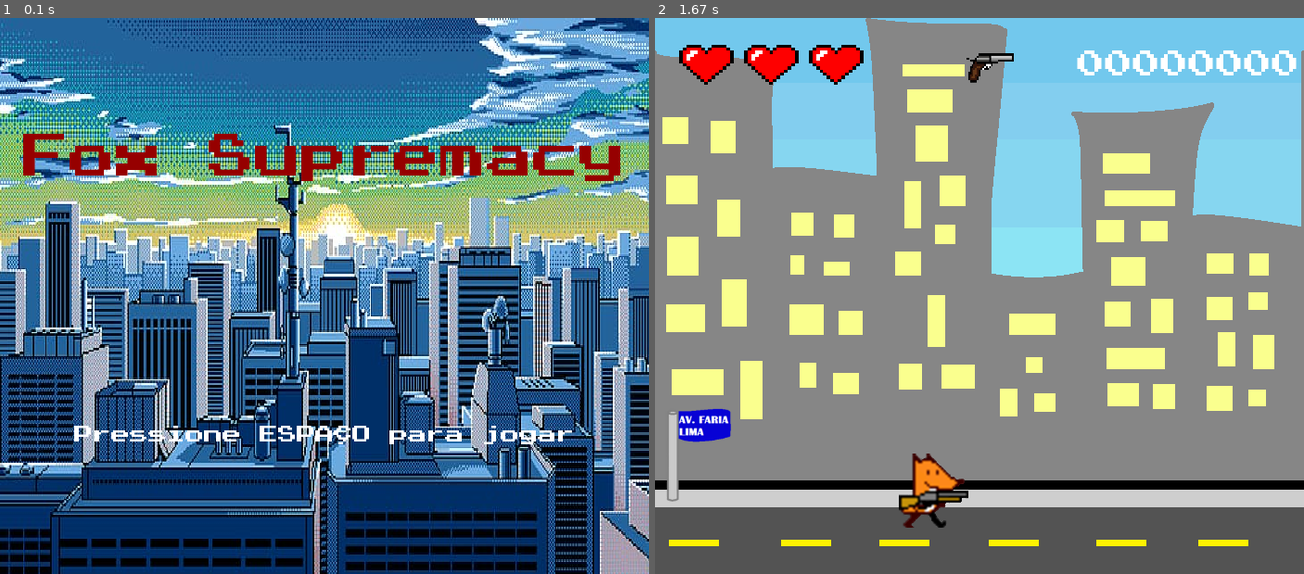
Above: before the commit, frames 1-2 (left to right).
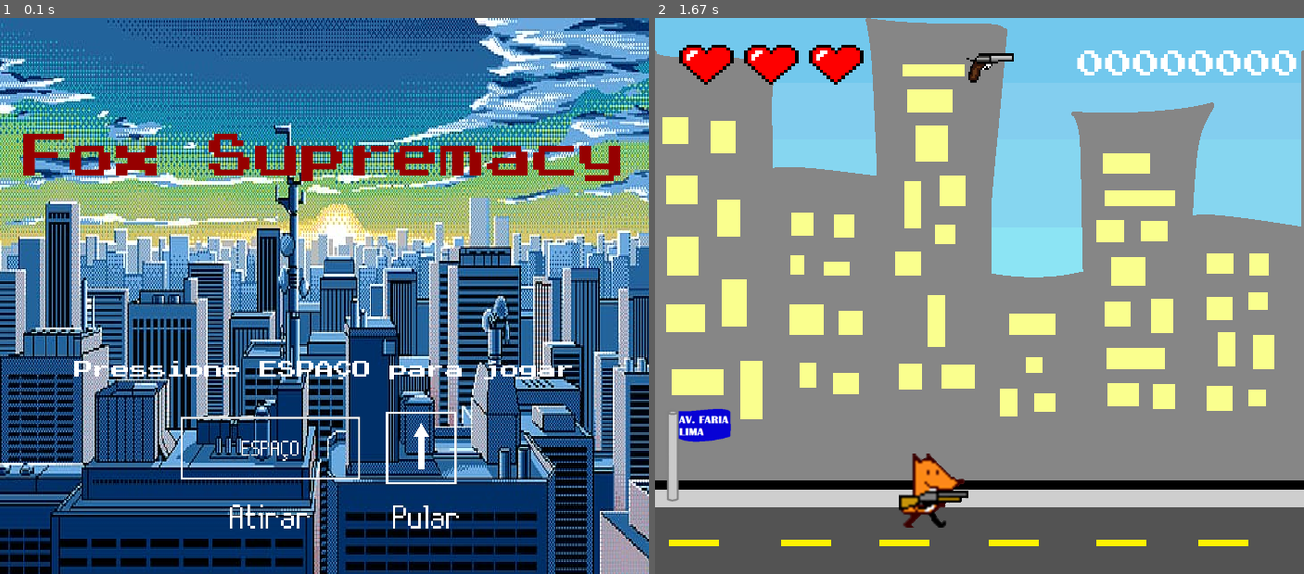
Above: after the commit, the same moments.

Repository: brunameinberg/projetofinalpygame
Game: pygame game, started from Foxsupremacy.py
Same seed, same stepped clock (60 frames per second), same inputs: the game is played once before the commit and once after it.
Inputs:
- Up to frame 1 (0.1 s): no input
- Up to frame 2 (1.67 s): tap Space at 0.33 s

The runs differ from the first frame. In frame 1, 2.6% of the frame differs, in the area x 11-89%, y 61-92%; in frame 2, nothing differs.

Commit message:
jogo pronto2

Diff:
--- a/Foxsupremacy.py
+++ b/Foxsupremacy.py
@@ -60,6 +60,8 @@
 fonte4 = pygame.font.Font('github/projetofinalpygame/imagens/fonte.ttf', 40)
 fundo_inicial = pygame.image.load('github/projetofinalpygame/imagens/inicio2.png').convert_alpha()
 fundo_inicial = pygame.transform.scale(fundo_inicial, (largura, altura))
+instru = pygame.image.load('github/projetofinalpygame/imagens/instru.png').convert_alpha()
+instru = pygame.transform.scale(instru, (300, 200))
 fundo_final = pygame.image.load('github/projetofinalpygame/imagens/gameover.png').convert_alpha()
 fundo_final = pygame.transform.scale(fundo_final, (largura, altura))
 
@@ -254,9 +256,12 @@
     posicao_inical_texto1.center = (350, 150)
     inicial_texto2 = fonte3.render("Pressione ESPAÇO para jogar", True, (255,255,255))
     posicao_inical_texto2 = inicial_texto2.get_rect()
-    posicao_inical_texto2.center = (350, 450)
+    posicao_inical_texto2.center = (350, 380)
+    posicao_instru = inicial_texto1.get_rect()
+    posicao_instru.center = (520, 410)
     window.blit(inicial_texto1, posicao_inical_texto1)
     window.blit(inicial_texto2, posicao_inical_texto2)
+    window.blit(instru, posicao_instru)
 
     pygame.display.update()
 
@@ -397,10 +402,10 @@
     posicao_final_texto1.center = (350, 100)
     final_texto2 = fonte.render("Sua pontuação:", True, (255,255,255))
     posicao_final_texto2 = final_texto2.get_rect()
-    posicao_final_texto2.center = (350, 450)
+    posicao_final_texto2.center = (350, 470)
     final_texto3 = fonte.render("{} pontos".format(placar), True, (255,255,255))
     posicao_final_texto3 = final_texto3.get_rect()
-    posicao_final_texto3.center = (350, 500)
+    posicao_final_texto3.center = (350, 520)
     window.blit(final_texto1, posicao_final_texto1)
     window.blit(final_texto2, posicao_final_texto2)
     window.blit(final_texto3, posicao_final_texto3)
Binary file added: imagens/instru.png
